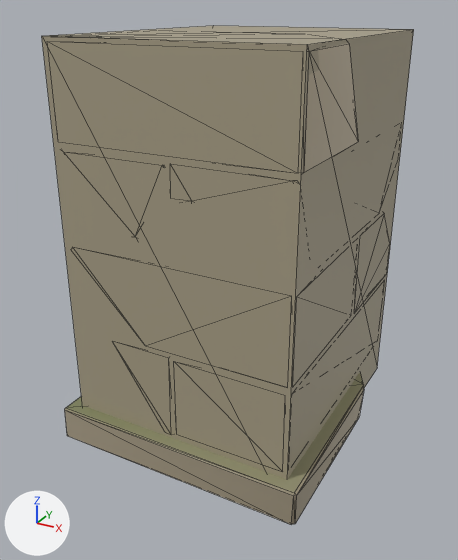
A saved change to the glTF model assets/models/temple_kit/viaduct_top_stump.glb.
Both versions are drawn from a 50 mm camera at (6.11, -11.85, 9.06) aimed at (-0.13, -0.51, 3.38). Arrows for +X, +Y and +Z are at lower left; the lights stay in place. The first picture is the older version. Mesh edges are drawn as thin lines. Vertices at exactly the same position are counted once.

The older version as bpy lines, for what is in view:
```python
me_viaduct_top_stump = bpy.data.meshes.new('viaduct_top_stump')
me_viaduct_top_stump.from_pydata(...)  # 221 vertices, 396 faces; spans x -2.81..2.81, y -3.31..3.31, z 0.01..8.49
me_viaduct_top_stump.materials.append(mat_temple_stone)
me_viaduct_top_stump_far = bpy.data.meshes.new('viaduct_top_stump_far')
me_viaduct_top_stump_far.from_pydata(...)  # a box spanning x -2.5..2.5, y -3.0..3.0, z 0.0..8.5
me_viaduct_top_stump_far.materials.append(mat_temple_stone)
ob_viaduct_top_stump = bpy.data.objects.new('viaduct_top_stump', me_viaduct_top_stump)
ob_viaduct_top_stump.location = (0.0, 0.0, 0.0)
ob_viaduct_top_stump_far = bpy.data.objects.new('viaduct_top_stump_far', me_viaduct_top_stump_far)
ob_viaduct_top_stump_far.location = (0.0, 0.0, 0.0)
```
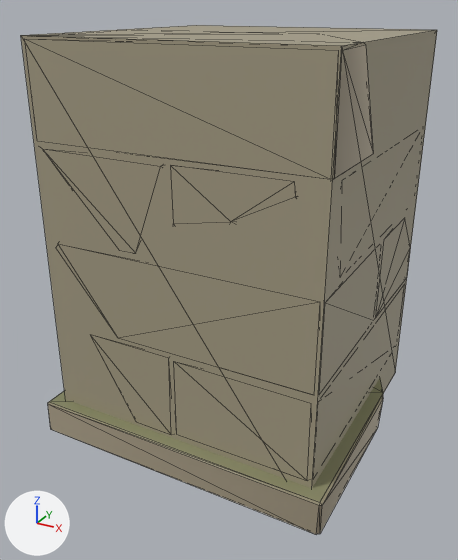
Pixel boxes [x1, y1, x2, y2] of what changed, in the pictures (458 x 560 px):
'viaduct_top_stump_far', rescaled (12% wider): before [42, 26, 414, 479]; after [21, 25, 437, 488]
'viaduct_top_stump', reshaped (12% wider): before [65, 43, 364, 525]; after [48, 44, 383, 534]
part 1 of me_viaduct_top_stump, rebuilt (12% wider): before [65, 373, 364, 525]; after [48, 378, 383, 534]
part 2 of me_viaduct_top_stump, rebuilt: before [303, 43, 358, 173]; after [333, 44, 373, 179]

Edits to the bpy script that builds the scene:
```text
Change me_viaduct_top_stump:
    used by ob_viaduct_top_stump; location = (0.0, 0.0, 0.0)
    remove me_viaduct_top_stump.from_pydata(...)  # 221 vertices, 396 faces; spans x -2.81..2.81, y -3.31..3.31, z 0.01..8.49
    add me_viaduct_top_stump.from_pydata(...)  # 221 vertices, 396 faces; spans x -3.31..3.31, y -3.31..3.31, z 0.01..8.49
    me_viaduct_top_stump part 1: the loose piece of 28 vertices spanning x -2.81..2.81, y -3.31..3.31, z 0.01..0.79 is rebuilt with 28 vertices and now spans x -3.31..3.31, y -3.31..3.31, z 0.01..0.79
    me_viaduct_top_stump part 2: the loose piece of 26 vertices spanning x -2.47..2.52, y -2.98..0.4, z 6.59..8.49 is rebuilt with 26 vertices and now spans x -2.97..3.02, y -2.98..0.4, z 6.59..8.49
    other edits to the shape of me_viaduct_top_stump do not show in these pictures
Change me_viaduct_top_stump_far:
    used by ob_viaduct_top_stump_far; location = (0.0, 0.0, 0.0)
    remove me_viaduct_top_stump_far.from_pydata(...)  # 8 vertices, 12 faces; spans x -2.5..2.5, y -3.0..3.0, z 0.0..8.5
    add me_viaduct_top_stump_far.from_pydata(...)  # 8 vertices, 12 faces; spans x -3.0..3.0, y -3.0..3.0, z 0.0..8.5
    me_viaduct_top_stump_far part 3: the whole mesh is scaled about its middle by (1.2, 1, 1)
```
